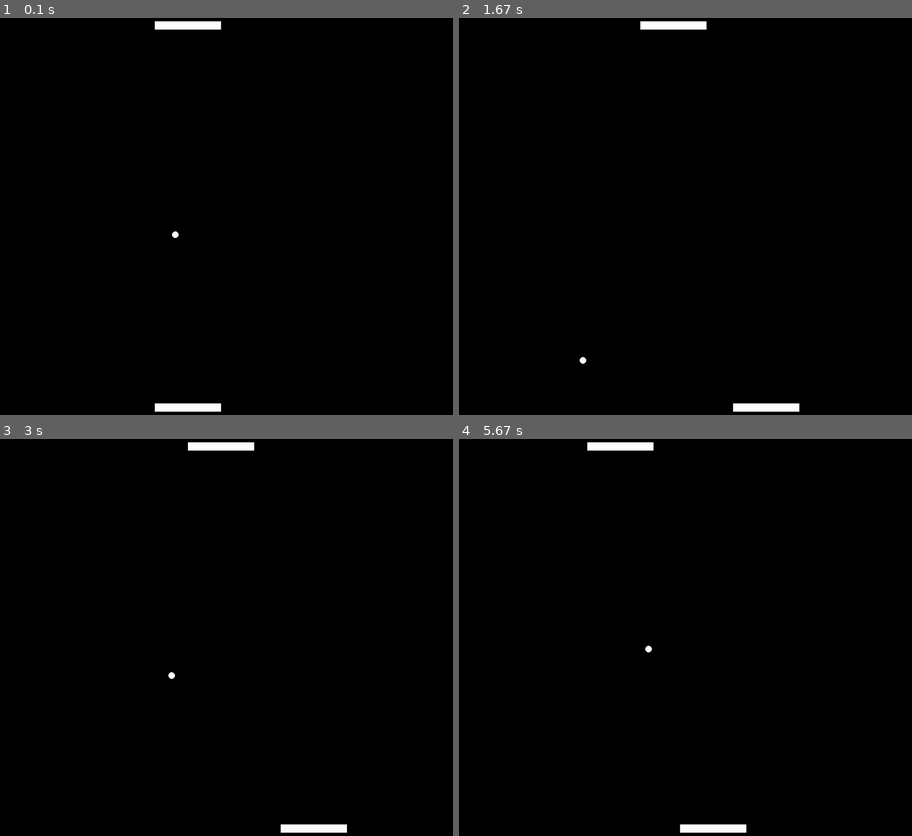
Above: before the commit, frames 1-4 (two rows, left to right).
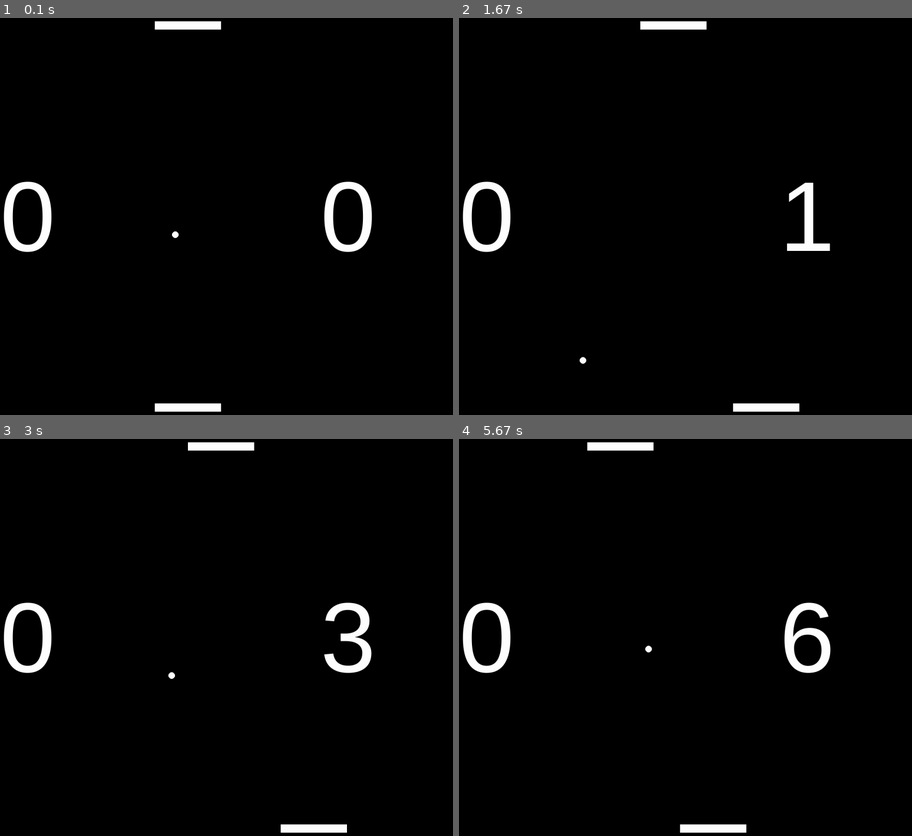
Above: after the commit, the same moments.

Repository: Caidora/pyGame-Pong
Game: pygame game, started from src/main.py
Two runs of this game, one before a commit and one after it. Both use one fixed random seed, a clock stepped at 60 frames per second and the inputs below.
Inputs:
- Up to frame 1 (0.1 s): no input
- Up to frame 2 (1.67 s): hold Right 0.33-0.8 s; hold Right 0.83-1.3 s; hold D 0.83-1.3 s; hold Left from 1.33 s (still down); hold A from 1.33 s (still down)
- Up to frame 3 (3 s): release Left at 1.87 s; release A at 1.87 s; hold Left 1.9-2.3 s; hold A 1.9-2.3 s; hold Right 2.33-2.97 s; hold D 2.33-2.97 s
- Up to frame 4 (5.67 s): hold Left 3-3.47 s; hold A 3-3.47 s; hold Right 3.5-3.97 s; hold D 3.5-3.97 s; hold Right 4-4.47 s; hold D 4-4.47 s; hold Left 4.5-5.03 s; hold A 4.5-5.03 s; hold Left 5.07-5.47 s; hold A 5.07-5.47 s; hold Right from 5.5 s (still down); hold D from 5.5 s (still down)

The runs differ from the first frame. In frame 1, 1.6% of the frame differs, in the area x 0-83%, y 41-59%; in frame 2, 1.4%; in frame 3, 1.6%; in frame 4, 1.7%.

Commit message:
Added score tracker

Diff:
--- a/src/main.py
+++ b/src/main.py
@@ -9,6 +9,7 @@
 white = 255,255,255
 size = width, height = 1600, 1200
 screen = pygame.display.set_mode(size)
+font = pygame.font.SysFont('arial', 300)
 
 
 paddleHeight, paddleWidth = 25, 200
@@ -26,7 +27,8 @@
     clock.tick(165)
     for event in pygame.event.get():
         if event.type == pygame.QUIT:
-            run = 0
+            pygame.quit()
+            exit()
     if(ball == False):
         currentBall = Ball(width, height)
         ball = True
@@ -59,11 +61,13 @@
         currentBall.collideX()
 
     screen.fill(black)
+
+    letterPlayer = font.render(str(p1Score),True, white)
+    letterEnemy = font.render(str(p2Score),True, white)
+    screen.blit(letterEnemy, ((3*width)/4,height/2-letterPlayer.get_height()/2))
+    screen.blit(letterPlayer, (width/4-letterPlayer.get_width(),height/2-letterPlayer.get_height()/2))
+
     pygame.draw.circle(screen, white, (currentBall.getX(), currentBall.getY()), currentBall.getWidth(), 0)
     pygame.draw.rect(screen, white, player)
     pygame.draw.rect(screen, white, enemy)
     pygame.display.update()
-
-    if(run==0):
-        pygame.quit()
-        exit()
